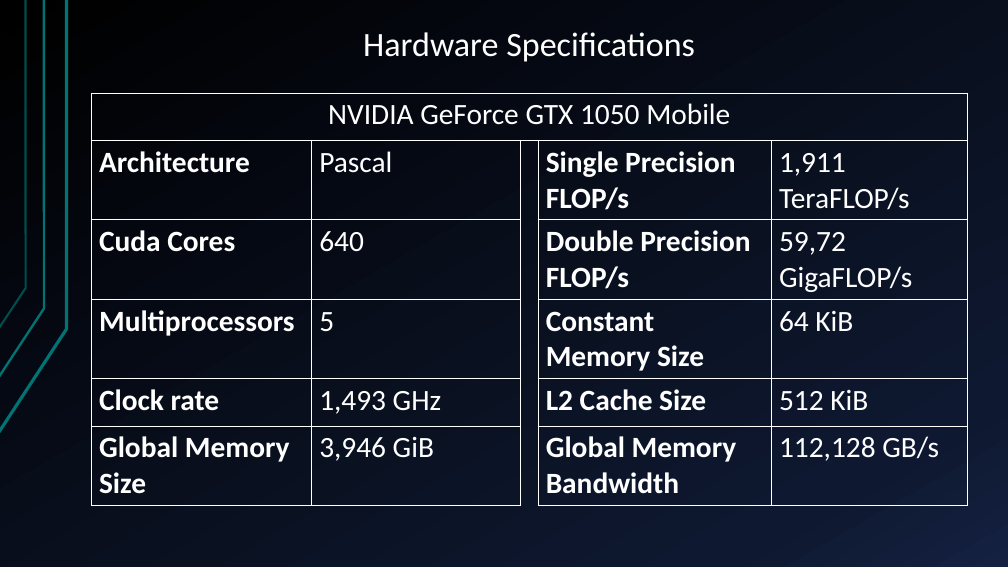
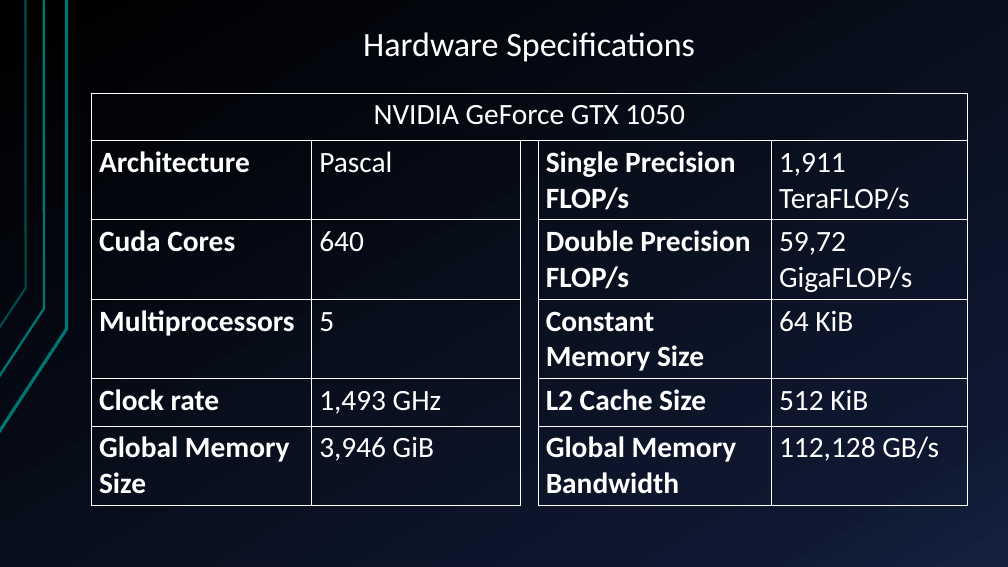
Before and after one commit to glmquint/K-Means-local, a slide deck: slide 19 of documentazione/presentazione.pptx. Drawn at 1008x567 pixels with LibreOffice and Linux fonts; fonts in the diff are those of the drawing. Boxes give left, top, right and bottom in pixels: in the first picture for what was removed or moved away, otherwise in the second. Text is boxed around its words. In the diff, an @@ line names an element or a change of style, - is before the commit and + after.

```diff
--- a/documentazione/presentazione.pptx
+++ b/documentazione/presentazione.pptx
@@ table at (91, 93, 967, 501) @@
-row 1, column 1: NVIDIA GeForce GTX 1050 Mobile
+row 1, column 1: NVIDIA GeForce GTX 1050
```
Also in this commit, not shown: 8 other slides changed.
